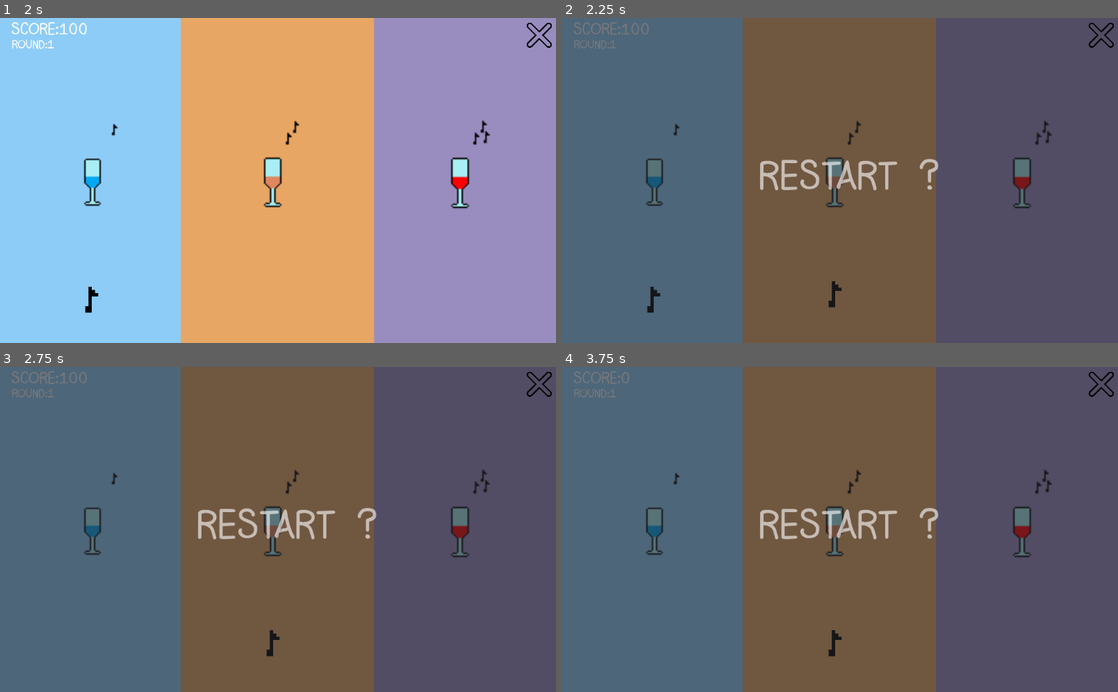
Above: before the commit, frames 1-4 (two rows, left to right).
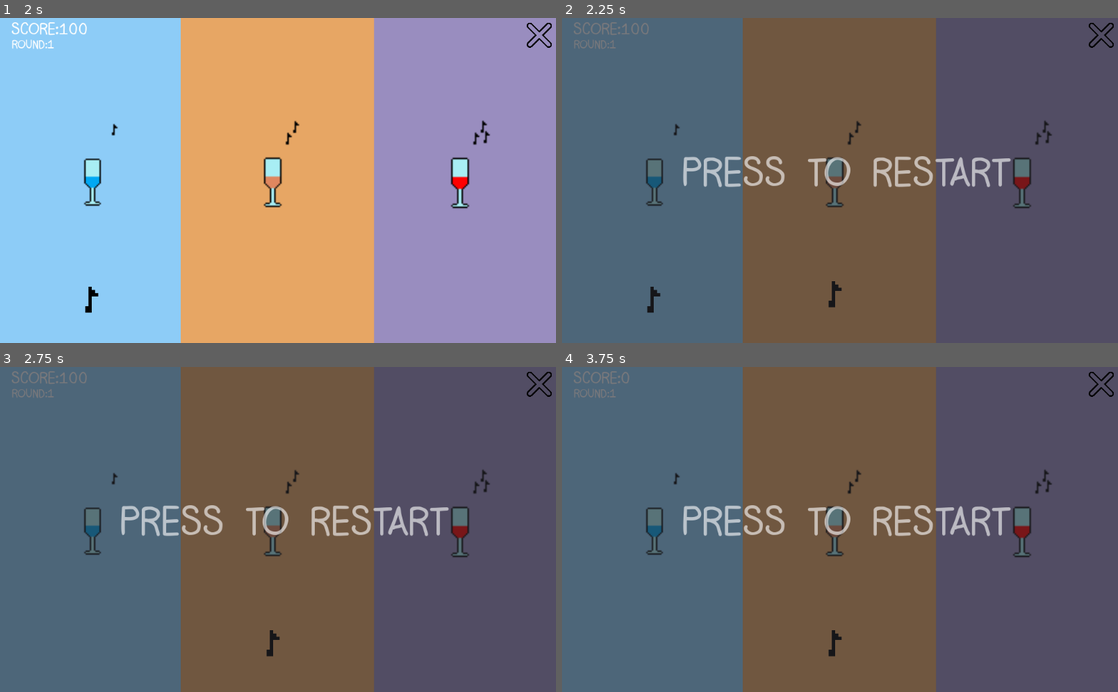
Above: after the commit, the same moments.

Repository: f1inst0ne/MemoryGame
Game: Godot game, scene res://Node2D.tscn
The game is run twice, just before and just after one commit, with the same random seed, the same clock (stepped at 60 frames per second) and the same inputs. Sound files missing from this copy of the repository are replaced by a short silence.
Inputs (mouse positions are in pixels of both pictures, inside the frame that each line leads up to):
- Up to frame 1 (2 s): click (278, 180) at 0.5 s; click (88, 180) at 1.25 s
- Up to frame 2 (2.25 s): click (840, 180) at 2 s
- Up to frame 3 (2.75 s): no input
- Up to frame 4 (3.75 s): click (840, 532) at 2.75 s; click (1029, 529) at 3.5 s

Frame 1 is identical in both runs. In frame 2, 2.3% of the frame differs, in the area x 21-81%, y 42-53%; in frame 3, 2.3%; in frame 4, 2.3%.

Commit message:
Update Node2D.tscn

Diff:
--- a/Node2D.tscn
+++ b/Node2D.tscn
@@ -163,12 +163,12 @@
 margin_bottom = 601.0
 
 [node name="StartText" type="RichTextLabel" parent="RestartPanel"]
-margin_left = 371.0
-margin_top = 268.0
-margin_right = 1070.0
-margin_bottom = 459.0
+margin_left = 229.0
+margin_top = 262.0
+margin_right = 928.0
+margin_bottom = 453.0
 custom_fonts/normal_font = SubResource( 1 )
-text = "RESTART ?"
+text = "PRESS TO RESTART "
 
 [node name="RestartButton" type="TextureButton" parent="RestartPanel"]
 margin_left = -4.0
